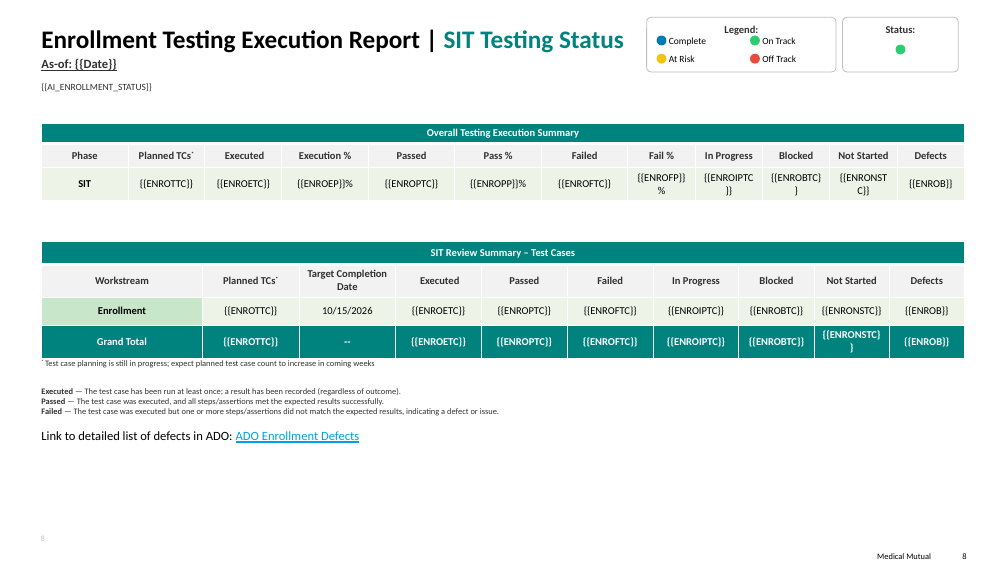
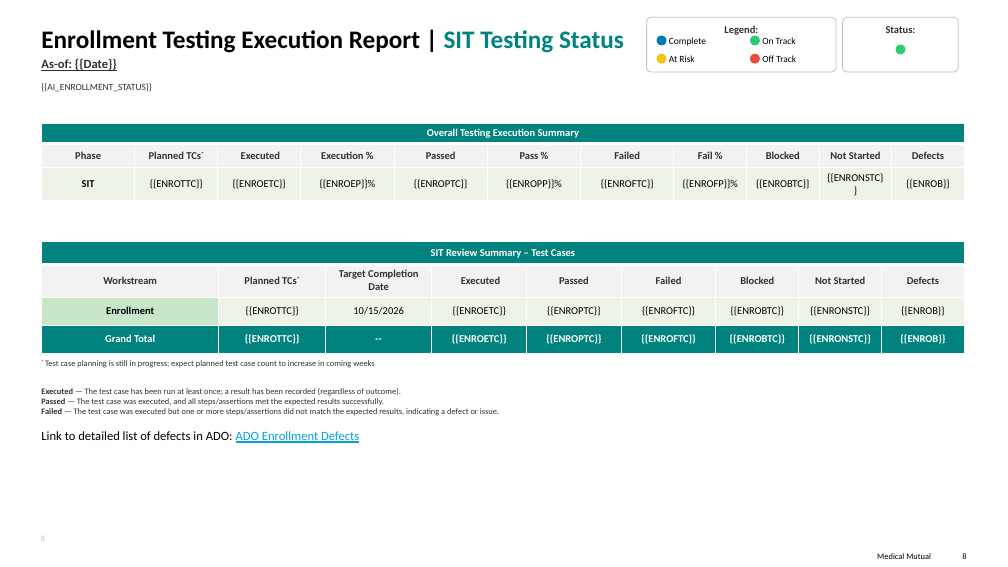
Before and after one commit to sgandhi3/Project-Management-Reporting, a slide deck: slide 8 of MMO_Report_Template.pptx. Drawn at 1008x567 pixels with LibreOffice and Linux fonts; fonts in the diff are those of the drawing; background and template pictures are left out. Boxes give left, top, right and bottom in pixels: in the first picture for what was removed or moved away, otherwise in the second. Text is boxed around its words. In the diff, an @@ line names an element or a change of style, - is before the commit and + after.

```diff
--- a/MMO_Report_Template.pptx
+++ b/MMO_Report_Template.pptx
@@ table at [42, 123, 963, 193] @@
-column 9:  | In Progress | {{ENROIPTC}}
@@ table at [42, 241, 966, 353] @@
-column 7:  | In Progress | {{ENROIPTC}} | {{ENROIPTC}}
```
Also in this commit, not shown: 9 other slides changed, 4 other files.
